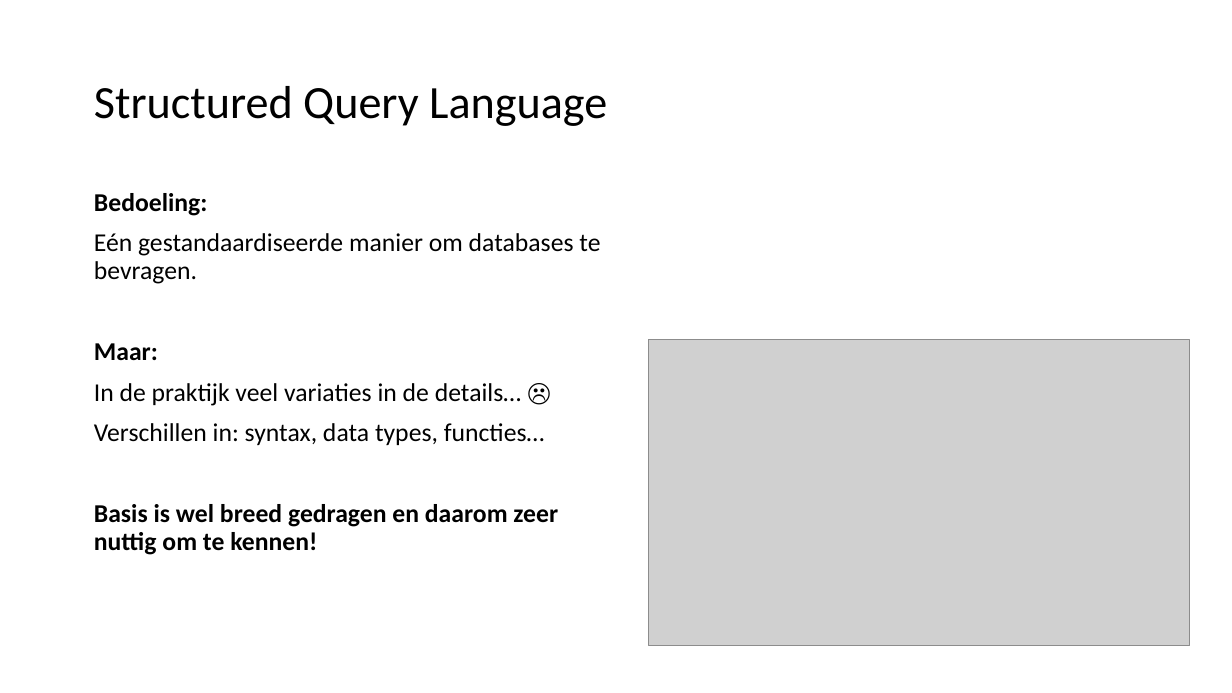
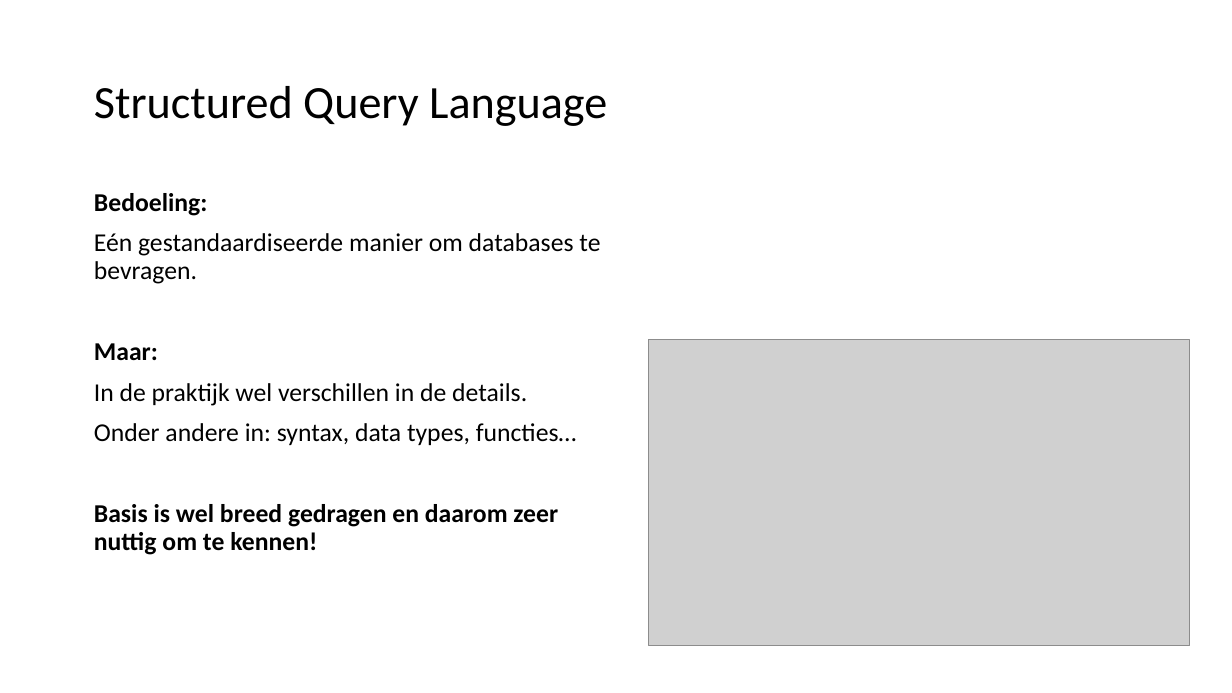
Before and after one commit to LFKoning/sql-cursus, a slide deck: slide 5 of sql_introductie.pptx. Drawn at 1232x693 pixels with LibreOffice and Linux fonts; fonts in the diff are those of the drawing; grey boxes stand for pictures. Boxes give left, top, right and bottom in pixels: in the first picture for what was removed or moved away, otherwise in the second. Text is boxed around its words. In the diff, an @@ line names an element or a change of style, - is before the commit and + after.

```diff
--- a/sql_introductie.pptx
+++ b/sql_introductie.pptx
@@ text at [94, 383, 577, 445]: text changed @@
-In de praktijk veel variaties in de details… ☹
-Verschillen in: syntax, data types, functies…
+In de praktijk wel verschillen in de details.
+Onder andere in: syntax, data types, functies…
```
Also in this commit, not shown: 27 other slides changed.
